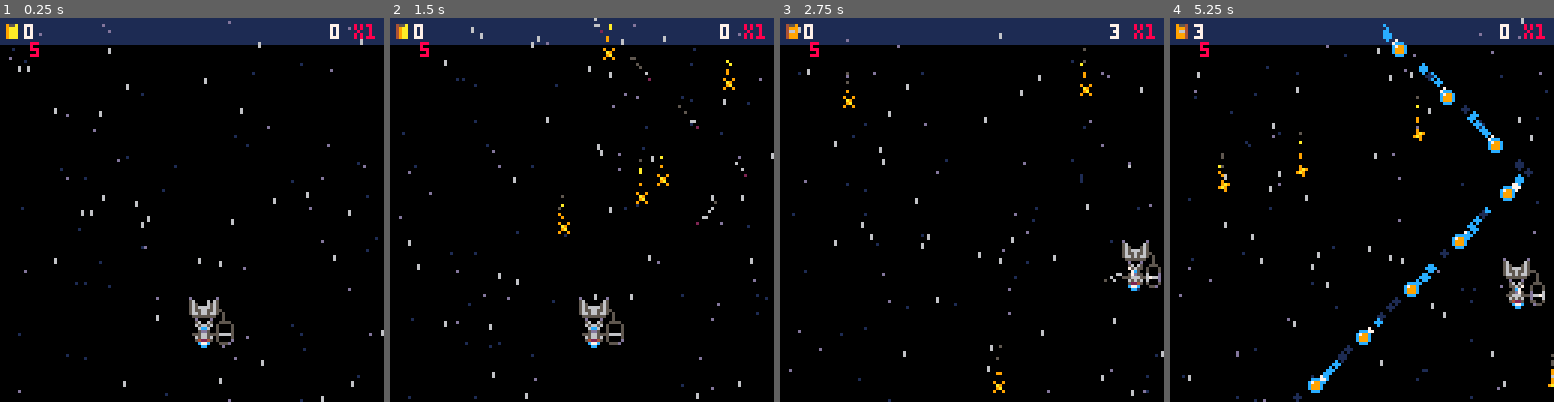
Above: before the commit, frames 1-4 (left to right).
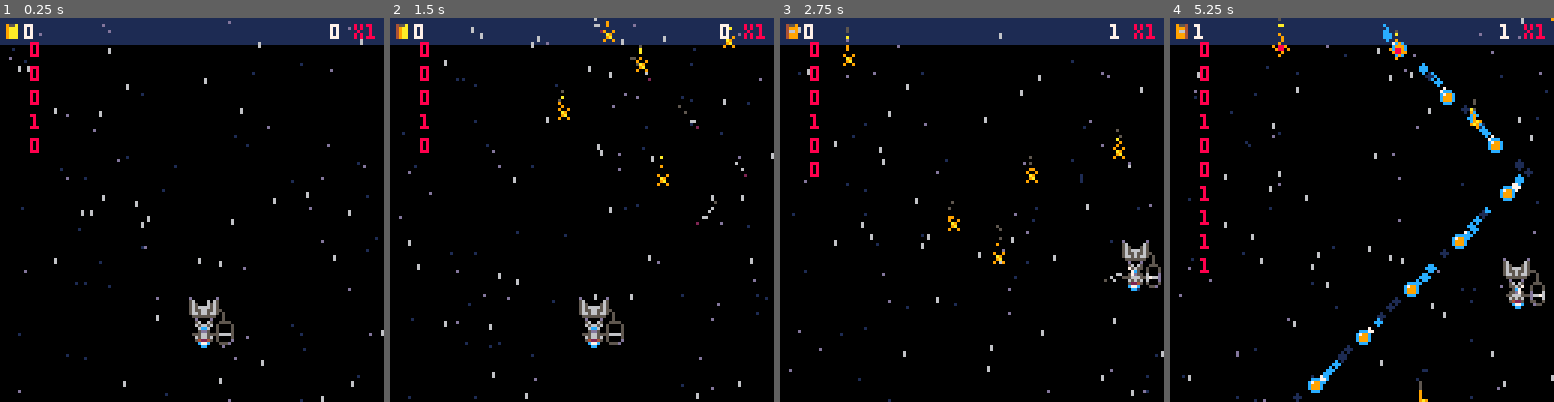
Above: after the commit, the same moments.

Repository: jacobneal65/drop-p8
Game: PICO-8 cartridge drop.p8
Same seed, same stepped clock (60 frames per second), same inputs: the game is played once before the commit and once after it.
Inputs:
- Up to frame 1 (0.25 s): no input
- Up to frame 2 (1.5 s): no input
- Up to frame 3 (2.75 s): hold Right 1.6-2.1 s; hold Up 2.15-2.42 s; hold Right from 2.47 s (still down)
- Up to frame 4 (5.25 s): release Right at 3.03 s; hold Left 3.08-3.58 s; hold Down 3.63-3.97 s; hold Right 4.02-4.68 s; hold Up 4.73-5.03 s; hold Left from 5.08 s (still down)

The runs differ from the first frame. In frame 1, 0.3% of the frame differs, in the area x 7-11%, y 7-36%; in frame 2, 0.8%; in frame 3, 1.0%; in frame 4, 1.3%, in the area x 7-100%, y 0-100%.

Commit message:
update to fruitlets

Diff:
--- a/drop.p8
+++ b/drop.p8
@@ -248,7 +248,9 @@
 	end
 	--fruitlet
 	for fl in all(fruitlet) do
-		spr(get_frame({11,12,13},2),fl.x,fl.y)
+		local fls={11,12,13}
+		if (fl.sz==2) fls={44,45,46,47}
+		spr(get_frame(fls,2),fl.x,fl.y)
 		fire(fl.x+3,fl.y+3,0,-1,1,2,f1c)
 	end
 end
@@ -509,8 +511,6 @@
 	for i=1,fl_amt do
 		generate_fruitlet(i)
 	end
-	debug[2]=#fruitlet
-
 end
 
 function generate_fruitlet(i)
@@ -519,8 +519,13 @@
  		y=-10,
  		tmr=0,
  		dly=8*i,--delay
- 		spd=flr(2+rnd(2))
+ 		spd=f_rnd(2)+1,
+ 		sz=f_rnd(2)+1
  }
+ add(debug,f_rnd(2))
+ if fl.sz>1 then
+
+ end
  add(fruitlet,fl)
 end
 
@@ -557,7 +562,10 @@
 function get_frame(ani,spd)
  return ani[flr(t/spd)%#ani+1]
 end
-
+--i=2 gives num between 0,1
+function f_rnd(_i)
+	return flr(rnd(_i))
+end
 
 function debug_bounds()
 	--l,r,b,t
